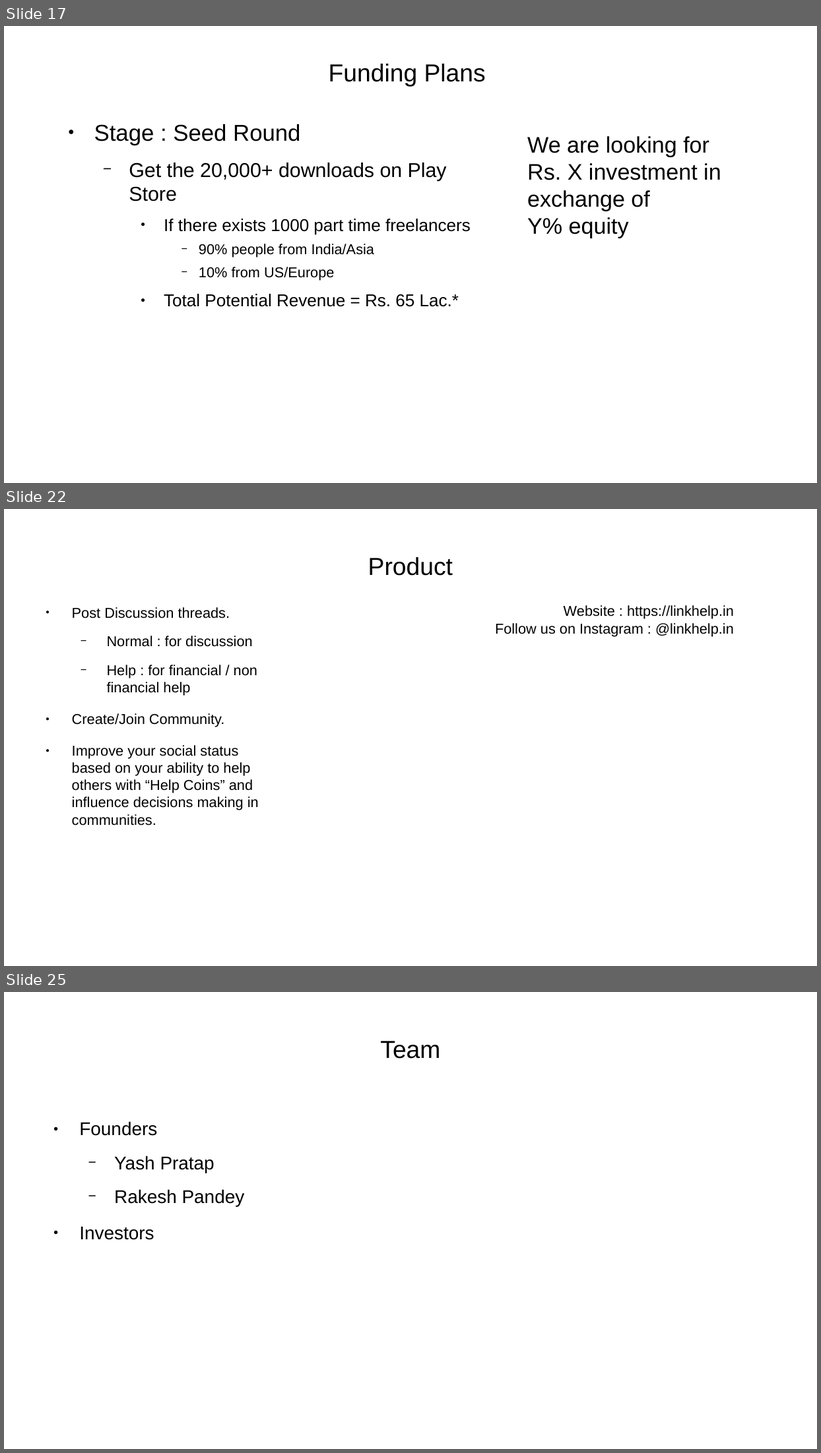
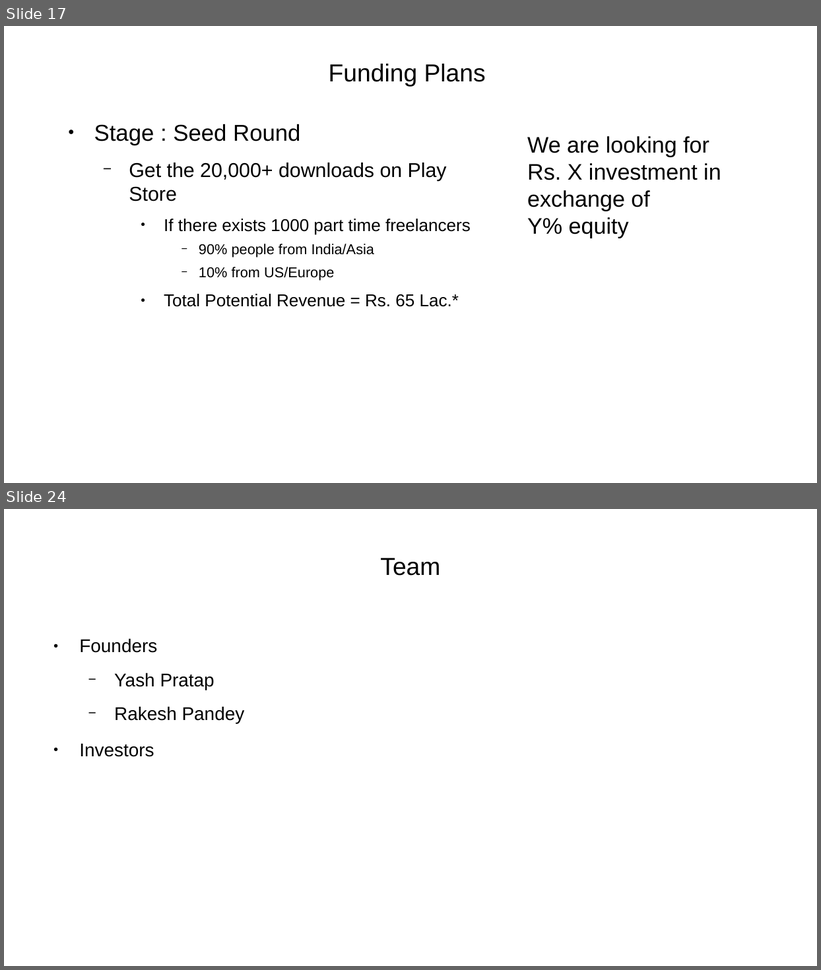
Before and after one commit to yashp241195/startupPitch, a slide deck: pitch.odp. Shown one above the other, each under a label of ours: slides 17, 22 and 25 before the commit, slides 17 and 24 after it; the slides between them are not shown. The pictures are 821x1453 and 821x970 pixels, drawn with LibreOffice and Linux fonts; fonts in the diff are those of the drawing. Boxes give left, top, right and bottom in pixels: in the first picture for what was removed or moved away, otherwise in the second. Text is boxed around its words. In the diff, an @@ line names an element or a change of style, - is before the commit and + after.

```diff
--- a/pitch.odp
+++ b/pitch.odp
@@ slide 22 removed at [4,509,817,966], background #FFFFFF @@
@@ title removed at [368,557,453,576] @@
-Product
@@ text removed at [72,607,259,826] @@
-● Post Discussion threads.
-  − Normal : for discussion
-  − Help : for financial / non financial help
-● Create/Join Community.
-● Improve your social status based on your ability to help others with “Help Coins” and influence decisions making in communities.
@@ text removed at [495,605,734,636] @@
-Website : https://linkhelp.in
-Follow us on Instagram : @linkhelp.in
@@ what was slide 25 is now slide 24 @@
```
Also in this commit, not shown: 9 slides changed, 3 slides added, 3 other slides removed, 1 other file.
